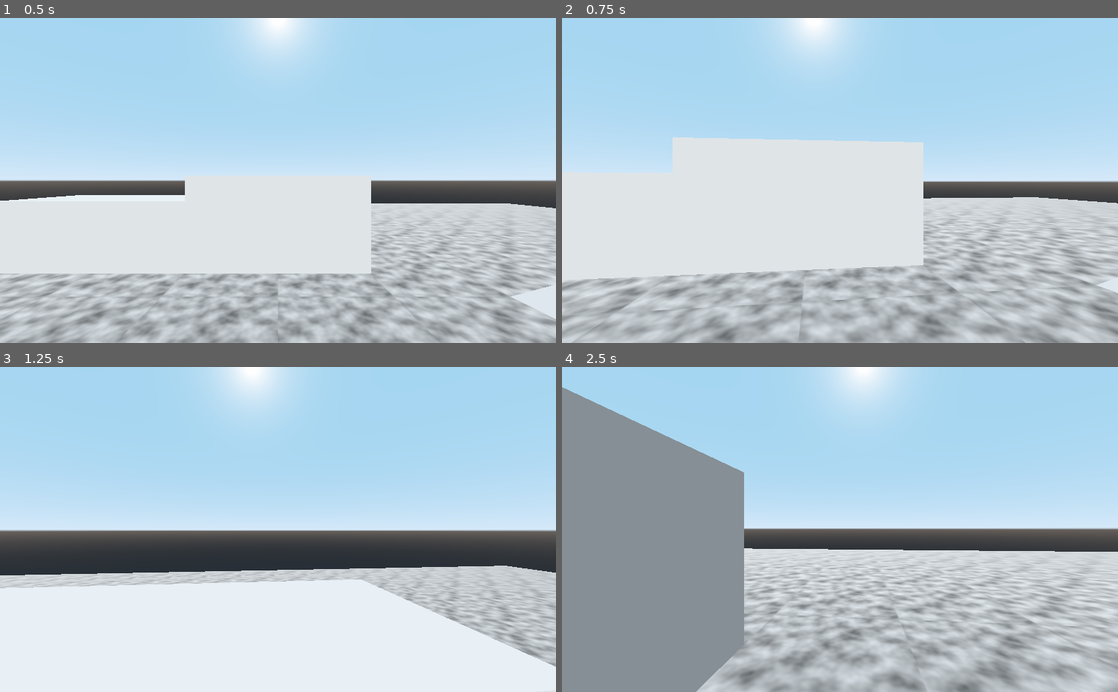
Above: before the commit, frames 1-4 (two rows, left to right).
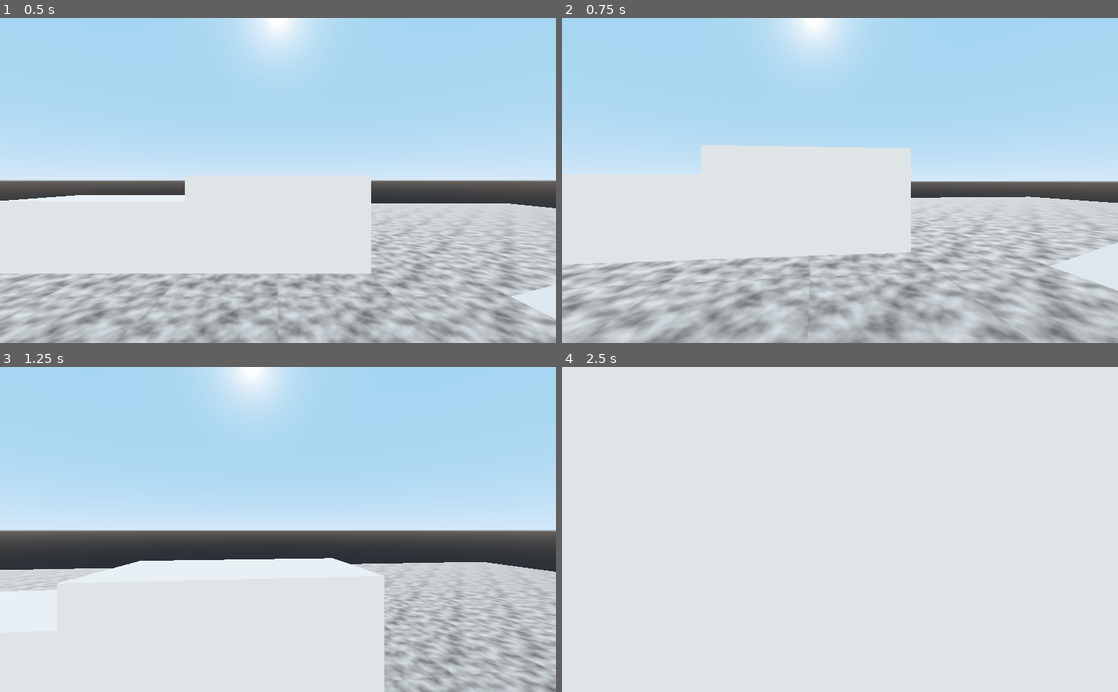
Above: after the commit, the same moments.

Repository: Jack3G/first-person-character
Game: Godot game, scene res://src/test_level.tscn
The game is run twice, just before and just after one commit, with the same random seed, the same clock (stepped at 60 frames per second) and the same inputs.
Inputs (mouse positions are in pixels of both pictures, inside the frame that each line leads up to):
- Up to frame 1 (0.5 s): no input
- Up to frame 2 (0.75 s): move the mouse to (867, 180) at 0.52 s; hold W (move_forward) from 0.53 s (still down); hold Ctrl (crouch) from 0.53 s (still down)
- Up to frame 3 (1.25 s): keep holding W (move_forward); keep holding Ctrl (crouch); tap Space (jump) at 0.77 s
- Up to frame 4 (2.5 s): move the mouse to (812, 529) at 1.27 s; release Ctrl (crouch) at 1.28 s; tap ` (capture_mouse) at 1.35 s; tap Space (jump) at 1.52 s; tap Ctrl (crouch) at 1.55 s; move the mouse to (895, 458) at 2.02 s; release W (move_forward) at 2.03 s; hold D (move_right) from 2.03 s (still down); hold Ctrl (crouch) from 2.03 s (still down)

Frame 1 is identical in both runs. In frame 2, 14% of the frame differs, in the area x 0-100%, y 36-100%; in frame 3, 11%; in frame 4, 87%, in the area x 0-100%, y 0-100%.

Commit message:
Added air strafing
It works! But it will still need some tweaking.

Diff:
--- a/src/player/player.gd
+++ b/src/player/player.gd
@@ -15,15 +15,19 @@
 export var crouch_height: float = 0.98438 # 63hu
 export var stand_height: float = 1.29688 # 83hu
 export var crouch_time: float = 0.2
+export var snap_distance: float = 0.125
 
 export var max_speed: float = 4.6875 # 300hu
 export var accel: float = max_speed * 10
+export var max_air_speed: float = 1
+export var air_accel: float = accel
 export var friction: float = max_speed * 2
 # I couldn't find exactly what this should be, but the player needs to be able
 # to jump up 70hu (1.09u) with crouching, 50hu (0.78u) without.
 export var jump_power: float = 4.45
 # export var coyote_time: float = 0.05 # set in the timer
-export var snap_distance: float = 0.125
+export var crouch_speed_modifier: float = 0.33
+export var backward_speed_modifier: float = 0.9
 
 export var sensitivity: float = 0.002
 # irl you can look a bit past straight up and down ¯\_(ツ)_/¯
@@ -118,21 +122,48 @@
 	var wish_dir = (input.x * self.transform.basis.x
 		+ input.z * self.transform.basis.z).normalized()
 
-	# how far the player might move this frame
-	var frame_move = wish_dir * accel * delta
-
-	# ignore if player is going too fast, and they are trying to go faster (
-	# the `dot <= 0` bit )
-	if vel_flat.length() < max_speed or vel_flat.dot(wish_dir) <= 0:
-		_vel += frame_move
+	# i thought it was a good idea to keep wish_dir normalized
+	var norm_input = input.normalized()
+	var scaled_wish_dir = (
+		norm_input.x * self.transform.basis.x
+		+ norm_input.z * self.transform.basis.z * (
+			backward_speed_modifier if input.z > 0 else 1.0)
+		) * (crouch_speed_modifier if _crouching else 1.0)
 
 
-	var fric_force = vel_flat * friction * delta * -1
-	_vel += fric_force
-	# this stops the player from sliding around when they're close to 0 vel
-	if input == Vector3.ZERO and vel_flat.length() < fric_force.length()/2:
-		_vel.x = 0
-		_vel.z = 0
+	# Ground Movement
+	if _coyote_mode:
+		# how far the player might move this frame
+		var frame_move = scaled_wish_dir * accel * delta
+
+		# ignore if player is going too fast, and they are trying to go faster (
+		# the `dot <= 0` bit )
+		if vel_flat.length() < max_speed or vel_flat.dot(wish_dir) <= 0:
+			_vel += frame_move
+
+
+		var fric_force = vel_flat * friction * delta * -1
+		_vel += fric_force
+
+		# this stops the player from sliding around when they're close to 0 vel
+		if input == Vector3.ZERO and vel_flat.length() < fric_force.length()/2:
+			_vel.x = 0
+			_vel.z = 0
+	else: # Air Movement
+		var proj = _vel.project(wish_dir)
+		var is_away = wish_dir.dot(proj) <= 0
+
+		if proj.length() < max_air_speed or is_away:
+			var vel_added = wish_dir * air_accel * delta
+
+			if is_away:
+				vel_added = vel_added.limit_length(
+					max_air_speed + proj.length())
+			else:
+				vel_added = vel_added.limit_length(
+					max_air_speed - proj.length())
+
+			_vel += vel_added
 
 
 	if Input.is_action_just_pressed("jump") and _coyote_mode:
